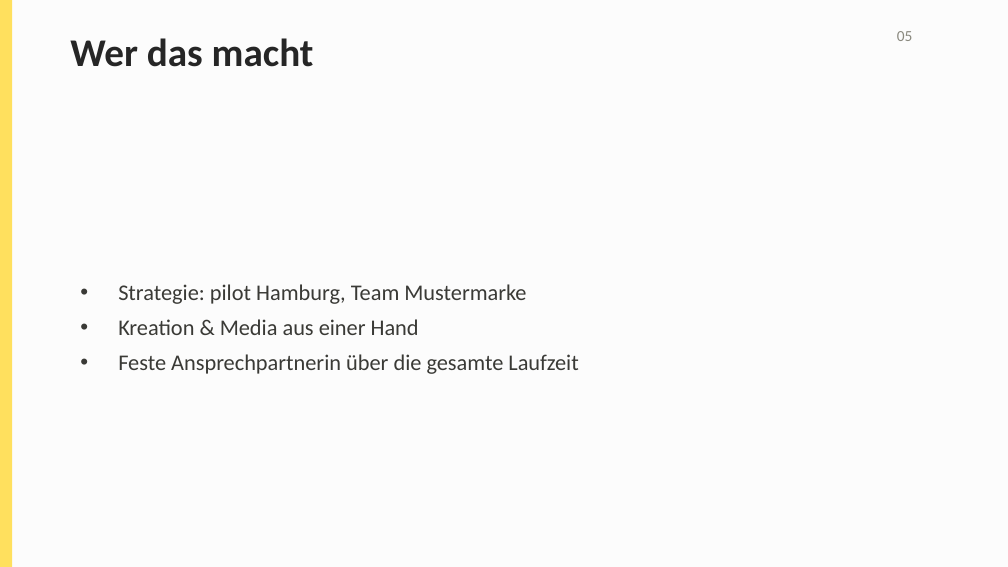
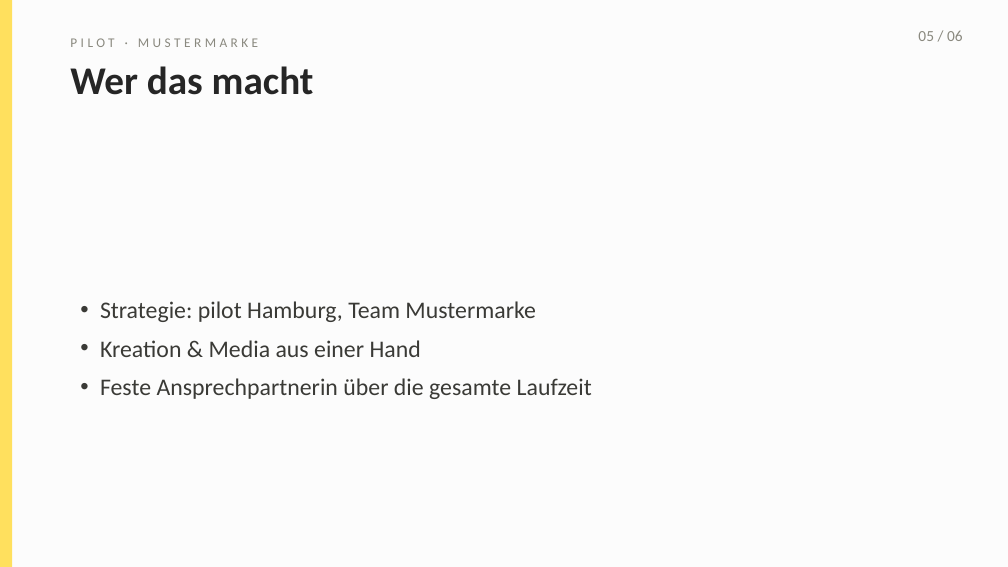
Before and after one commit to CeeKay1901/pilot-skillmarkt, a slide deck: slide 6 of demo/pptx/pitch-deck.pptx. Drawn at 1008x567 pixels with LibreOffice and Linux fonts; fonts in the diff are those of the drawing. Boxes give left, top, right and bottom in pixels: in the first picture for what was removed or moved away, otherwise in the second. Text is boxed around its words. In the diff, an @@ line names an element or a change of style, - is before the commit and + after.

```diff
--- a/demo/pptx/pitch-deck.pptx
+++ b/demo/pptx/pitch-deck.pptx
@@ text added at bbox=[70, 38, 258, 47], 9.5 pt, text #8A897F @@
+PILOT · MUSTERMARKE
@@ text at bbox=[918, 31, 963, 41]: text changed @@
-05
+05 / 06
@@ text "Wer das macht": place and size @@
-text "Wer das macht" at bbox=[70, 38, 314, 67]
+text "Wer das macht" at bbox=[70, 66, 314, 95]
@@ text "Strategie: pilot Hamburg, Team Mustermarke": place and size @@
-text "Strategie: pilot Hamburg, Team Mustermarke" at bbox=[118, 284, 578, 374]
+text "Strategie: pilot Hamburg, Team Mustermarke" at bbox=[100, 301, 592, 399]
@@ text "Strategie: pilot Hamburg, Team Mustermarke" at bbox=[100, 301, 592, 399]: size 16 to 17 pt; indent changed; line spacing 1.3 to 1.35 @@
```
Also in this commit, not shown: 6 other slides changed, 5 other files.
